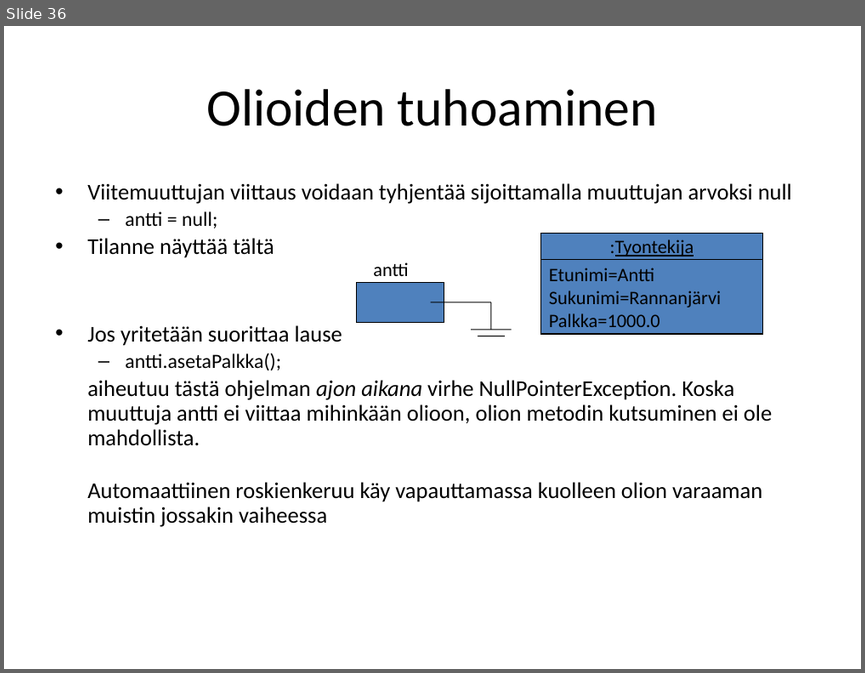
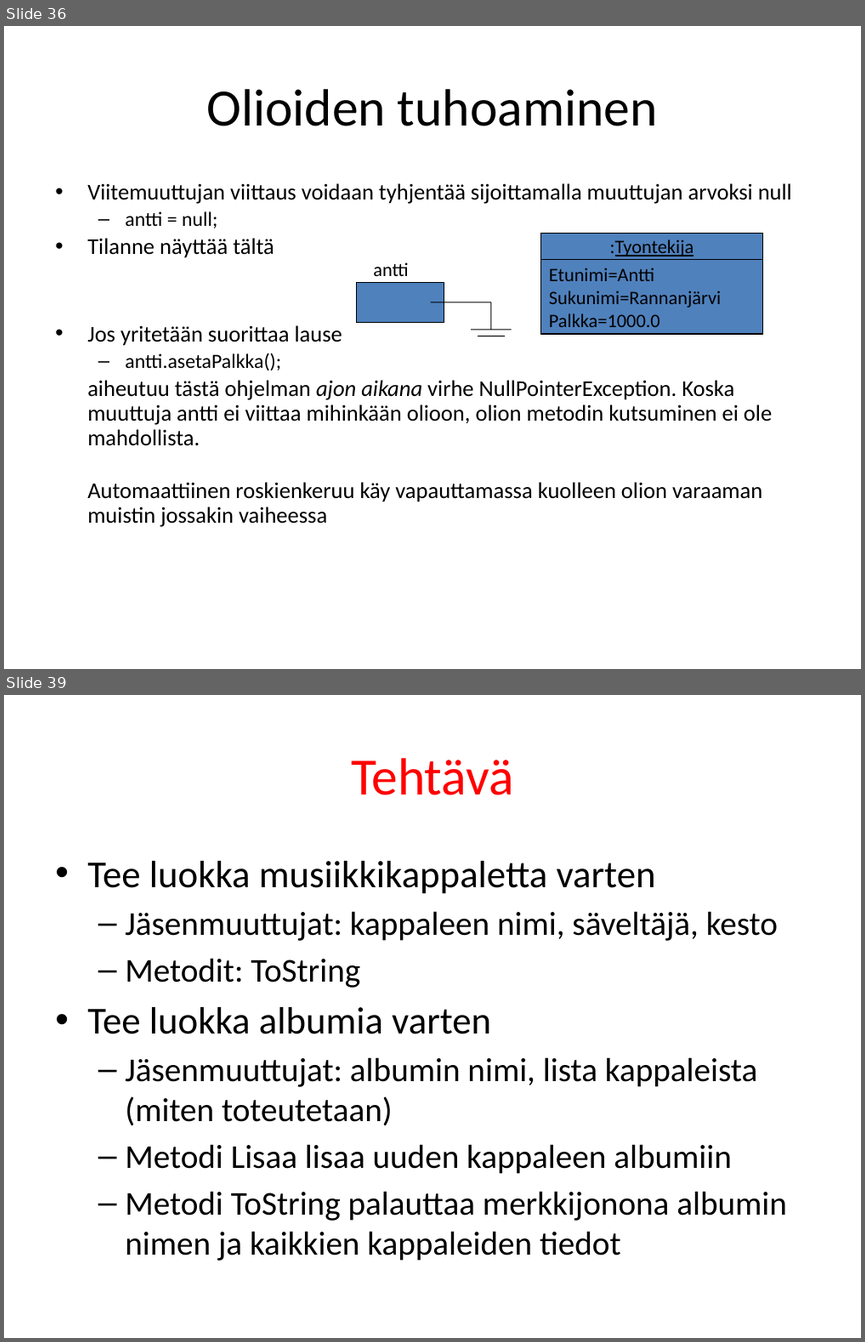
Before and after one commit to lpemake/TITE13oh, a slide deck: Olio-ohjelmointi.pptx. Shown one above the other, each under a label of ours: slide 36 before the commit, slides 36 and 39 after it; the slides between them are not shown. The pictures are 865x673 and 865x1342 pixels, drawn with LibreOffice and Linux fonts; fonts in the diff are those of the drawing. Boxes give left, top, right and bottom in pixels: in the first picture for what was removed or moved away, otherwise in the second. Text is boxed around its words. In the diff, an @@ line names an element or a change of style, - is before the commit and + after.

```diff
--- a/Olio-ohjelmointi.pptx
+++ b/Olio-ohjelmointi.pptx
@@ slide 39 added at (4,695,861,1338), background #FFFFFF @@
@@ title added at (351,758,514,795), 44 pt, text #FF0000 @@
+Tehtävä
@@ text added at (87,861,787,1260), 28 pt, text #000000 @@
+• Tee luokka musiikkikappaletta varten
+  – Jäsenmuuttujat: kappaleen nimi, säveltäjä, kesto
+  – Metodit: ToString
+• Tee luokka albumia varten
+  – Jäsenmuuttujat: albumin nimi, lista kappaleista (miten toteutetaan)
+  – Metodi Lisaa lisaa uuden kappaleen albumiin
+  – Metodi ToString palauttaa merkkijonona albumin nimen ja kaikkien kappaleiden tiedot
```
Also in this commit, not shown: 1 slide changed, 97 other slides added, 58 other files.
